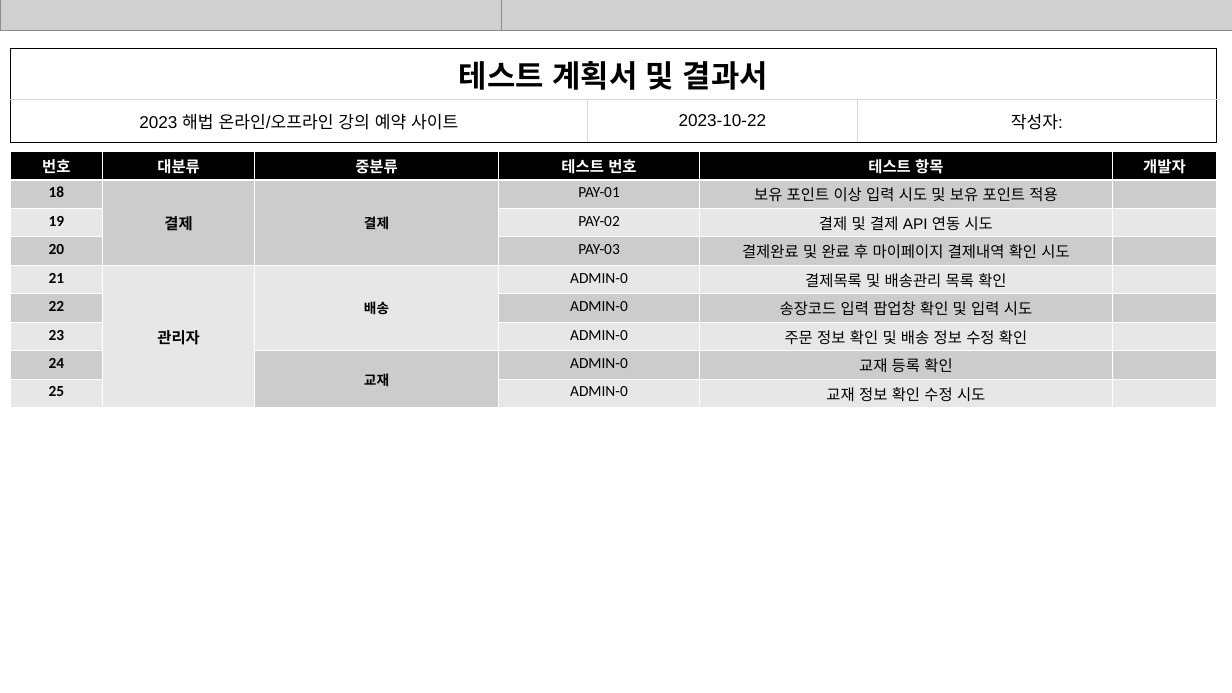
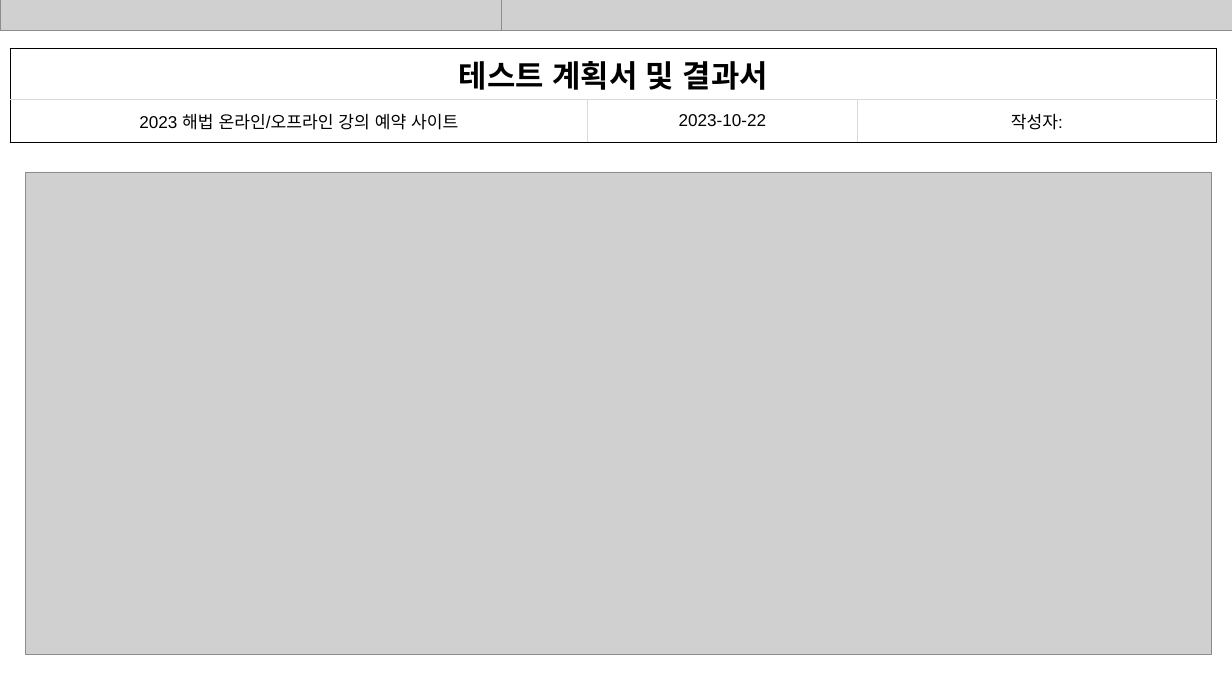
Before and after one commit to ChunjaeTeam3/TeamProject4, a slide deck: slide 5 of documents/테스트결과보고서.pptx (slide 6 before the commit). Drawn at 1232x693 pixels with LibreOffice and Linux fonts; fonts in the diff are those of the drawing; grey boxes stand for pictures. Boxes give left, top, right and bottom in pixels: in the first picture for what was removed or moved away, otherwise in the second. Text is boxed around its words. In the diff, an @@ line names an element or a change of style, - is before the commit and + after.

Commit message:
[2310123 hyun] 테스트후 에러 수정즁

```diff
--- a/documents/테스트결과보고서.pptx
+++ b/documents/테스트결과보고서.pptx
@@ table removed at (x1=10, y1=152, x2=1215, y2=406), 9 rows, 6 columns @@
-번호 | 대분류 | 중분류 | 테스트 번호 | 테스트 항목 | 개발자
-18 | 결제 | 결제 | PAY-01 | 보유 포인트 이상 입력 시도 및 보유 포인트 적용 | 
-19 |  |  | PAY-02 | 결제 및 결제 API 연동 시도 | 
-20 |  |  | PAY-03 | 결제완료 및 완료 후 마이페이지 결제내역 확인 시도 | 
-21 | 관리자 | 배송 | ADMIN-0 | 결제목록 및 배송관리 목록 확인 | 
-22 |  |  | ADMIN-0 | 송장코드 입력 팝업창 확인 및 입력 시도 | 
-23 |  |  | ADMIN-0 | 주문 정보 확인 및 배송 정보 수정 확인 | 
-24 |  | 교재 | ADMIN-0 | 교재 등록 확인 | 
-25 |  |  | ADMIN-0 | 교재 정보 확인 수정 시도 | 
@@ picture added at (x1=26, y1=172, x2=1212, y2=654) @@
```
Also in this commit, not shown: 2 other slides changed, 1 slide added, 7 other files.
